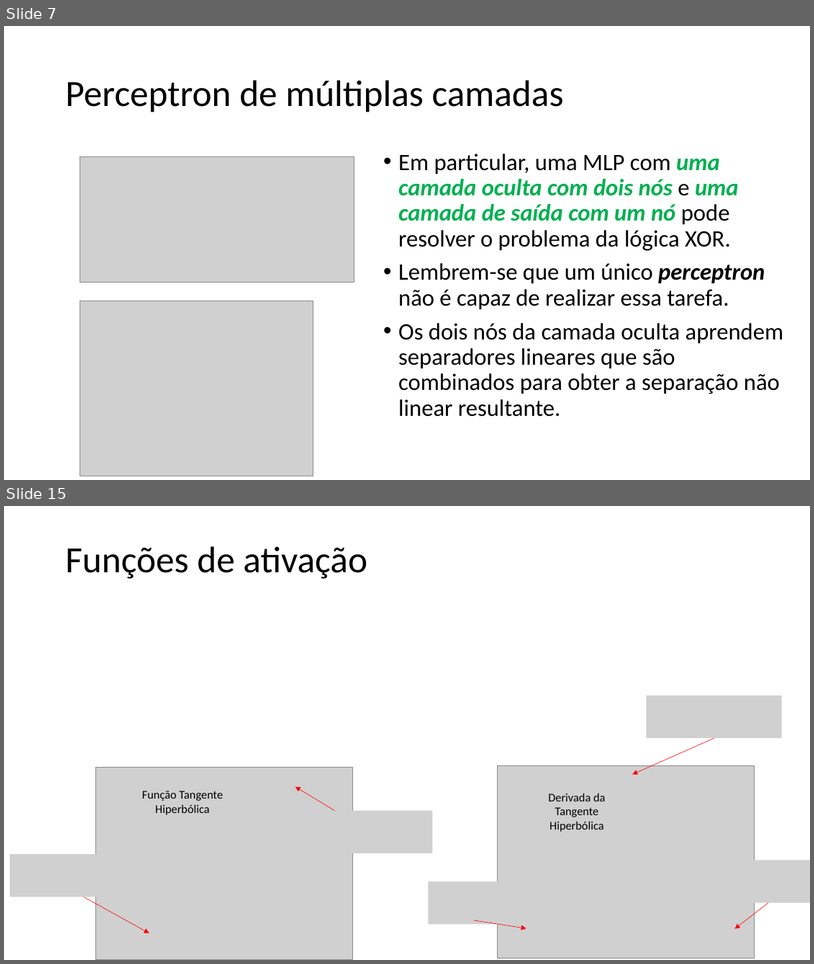
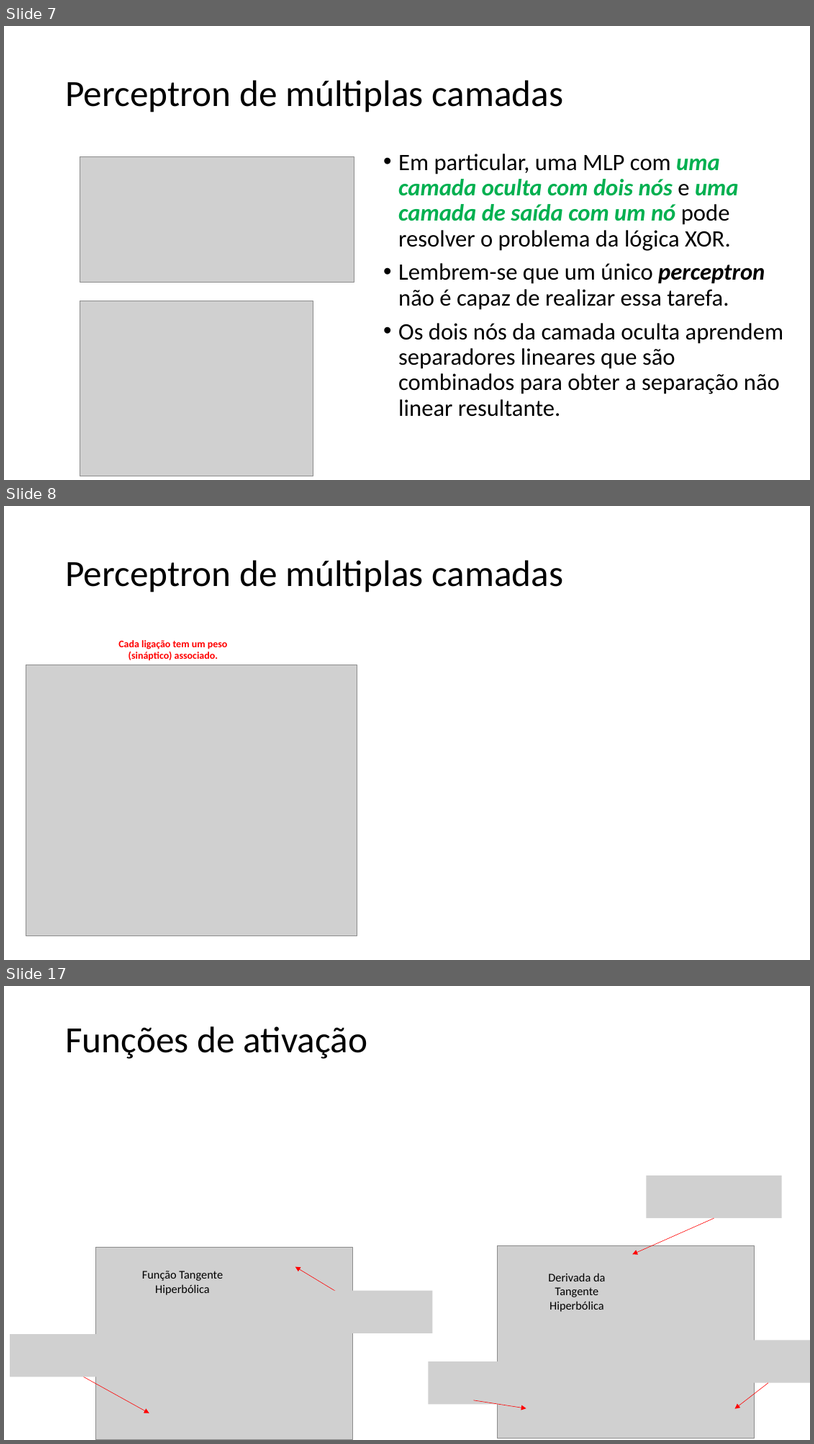
Before and after one commit to zz4fap/t320_aprendizado_de_maquina, a slide deck: slides/T320_Redes_Neurais_Artificiais (Parte II).pptx. Shown one above the other, each under a label of ours: slides 7 and 15 before the commit, slides 7, 8 and 17 after it; the slides between them are not shown. The pictures are 814x964 and 814x1444 pixels, drawn with LibreOffice and Linux fonts; fonts in the diff are those of the drawing; grey boxes stand for pictures. Boxes give left, top, right and bottom in pixels: in the first picture for what was removed or moved away, otherwise in the second. Text is boxed around its words. In the diff, an @@ line names an element or a change of style, - is before the commit and + after.

```diff
--- a/slides/T320_Redes_Neurais_Artificiais (Parte II).pptx
+++ b/slides/T320_Redes_Neurais_Artificiais (Parte II).pptx
@@ slide 8 added at (x1=4, y1=506, x2=810, y2=960), background #FFFFFF @@
@@ title added at (x1=65, y1=560, x2=564, y2=592), 44 pt, text #000000 @@
+Perceptron de múltiplas camadas
@@ text added at (x1=118, y1=640, x2=228, y2=661), 12 pt, text #FF0000, bold @@
+Cada ligação tem um peso (sináptico) associado.
@@ picture added at (x1=26, y1=664, x2=357, y2=936) @@
@@ what was slide 15 is now slide 17 @@
```
Also in this commit, not shown: 2 slides changed, 5 other slides added, 4 slides removed.
